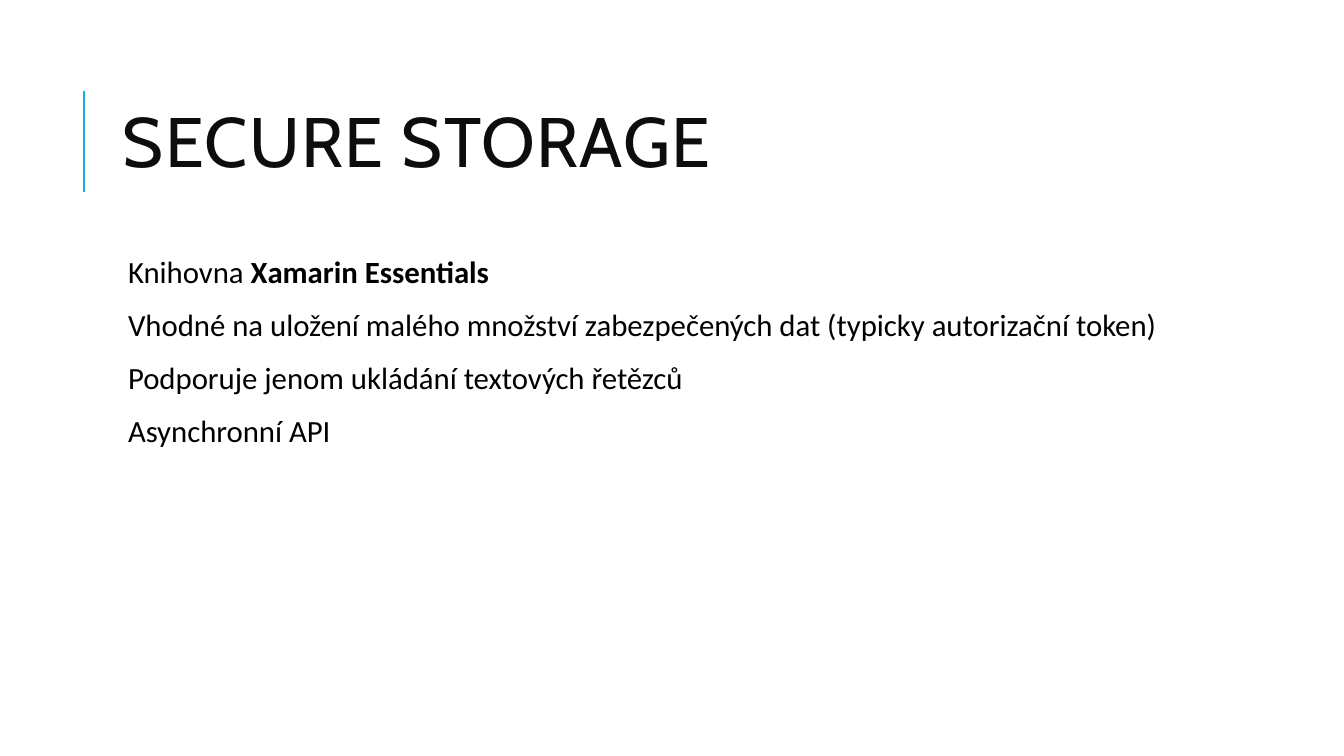
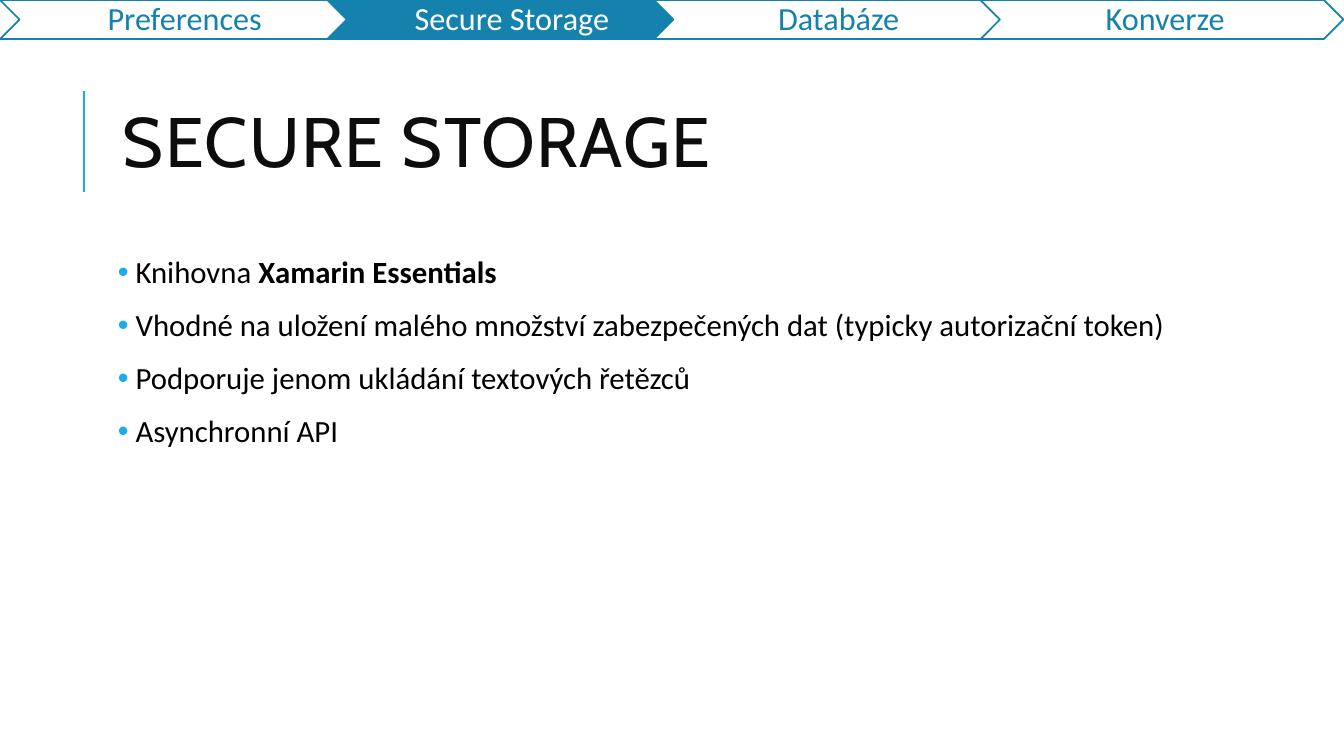
Before and after one commit to jasho/pv239-maui, a slide deck: slide 7 of 05_Storage/PV239-Xamarin-05_Storage.pptx (slide 5 before the commit). Drawn at 1344x756 pixels with LibreOffice and Linux fonts; fonts in the diff are those of the drawing. Boxes give left, top, right and bottom in pixels: in the first picture for what was removed or moved away, otherwise in the second. Text is boxed around its words. In the diff, an @@ line names an element or a change of style, - is before the commit and + after.

```diff
--- a/05_Storage/PV239-Xamarin-05_Storage.pptx
+++ b/05_Storage/PV239-Xamarin-05_Storage.pptx
@@ group added at [0,0,1344,39]: 4 chevrons, 4 texts @@
+Preferences
+Secure Storage
+Databáze
+Konverze
@@ text "Knihovna Xamarin Essentials" at [136,261,1164,447]: bullet   to • @@
```
Also in this commit, not shown: 6 other slides changed, 8 slides added, 3 slides removed, 1 other file.
